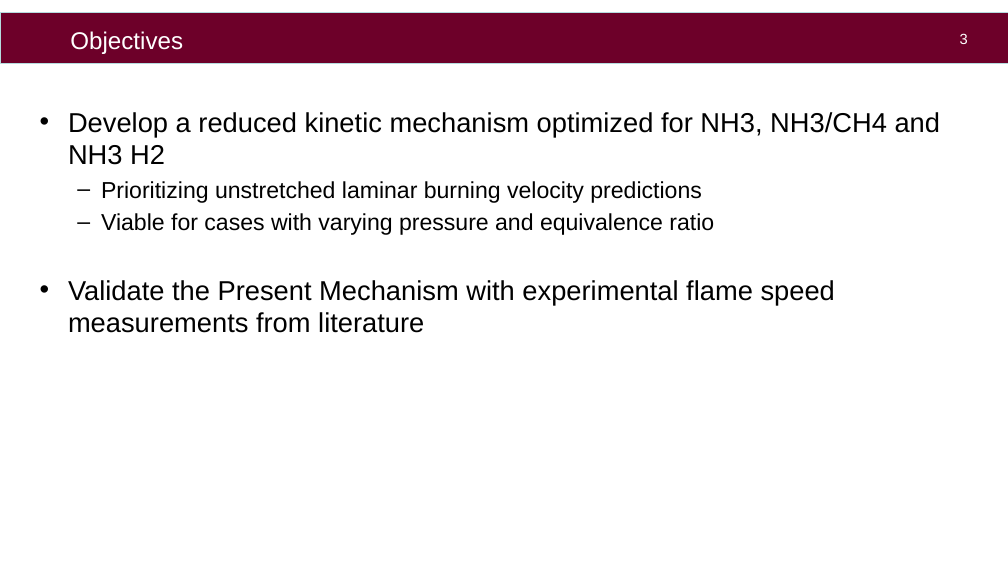
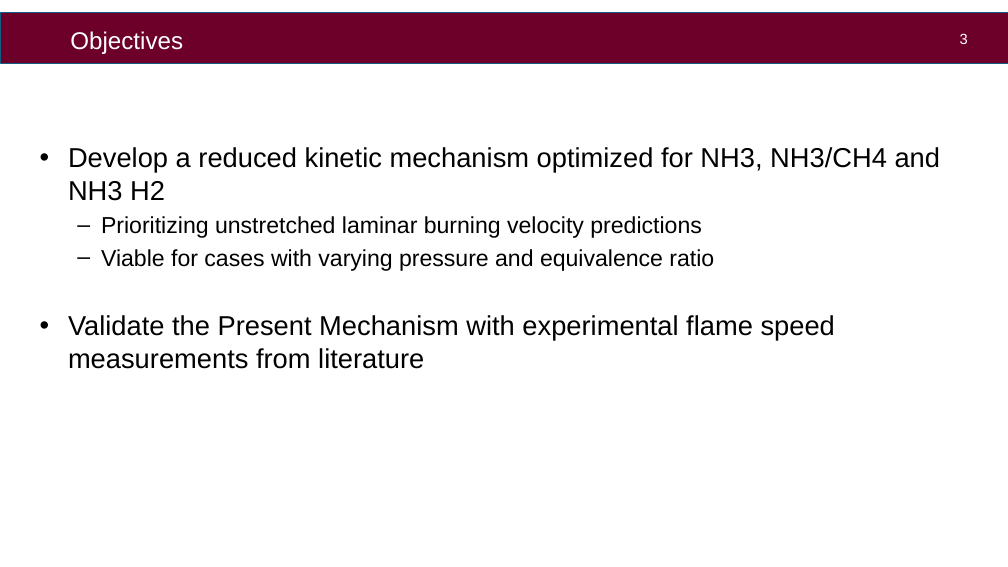
Before and after one commit to aahil-wq/lab-presentations, a slide deck: slide 4 of icfd2026/pres/kyushu_ppt_16-9.pptx. Drawn at 1008x567 pixels with LibreOffice and Linux fonts; fonts in the diff are those of the drawing; background and template pictures are left out. Boxes give left, top, right and bottom in pixels: in the first picture for what was removed or moved away, otherwise in the second. Text is boxed around its words. In the diff, an @@ line names an element or a change of style, - is before the commit and + after.

```diff
--- a/icfd2026/pres/kyushu_ppt_16-9.pptx
+++ b/icfd2026/pres/kyushu_ppt_16-9.pptx
@@ rectangle at (x1=0, y1=13, x2=1008, y2=64): outline #B6DCDF 0.75 pt to #125F82 0.75 pt @@
@@ text "Develop a reduced kinetic mechanism ..." moved from (x1=68, y1=112, x2=941, y2=333) to (x1=68, y1=147, x2=941, y2=369) @@
```
Also in this commit, not shown: 13 other slides changed, 8 slides added, 1 slide removed, 8 other files.
